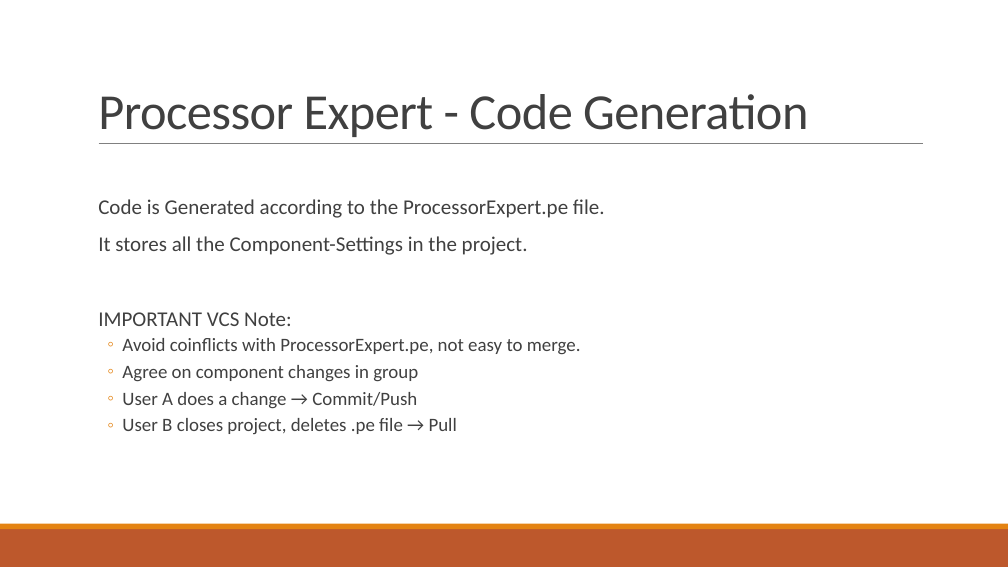
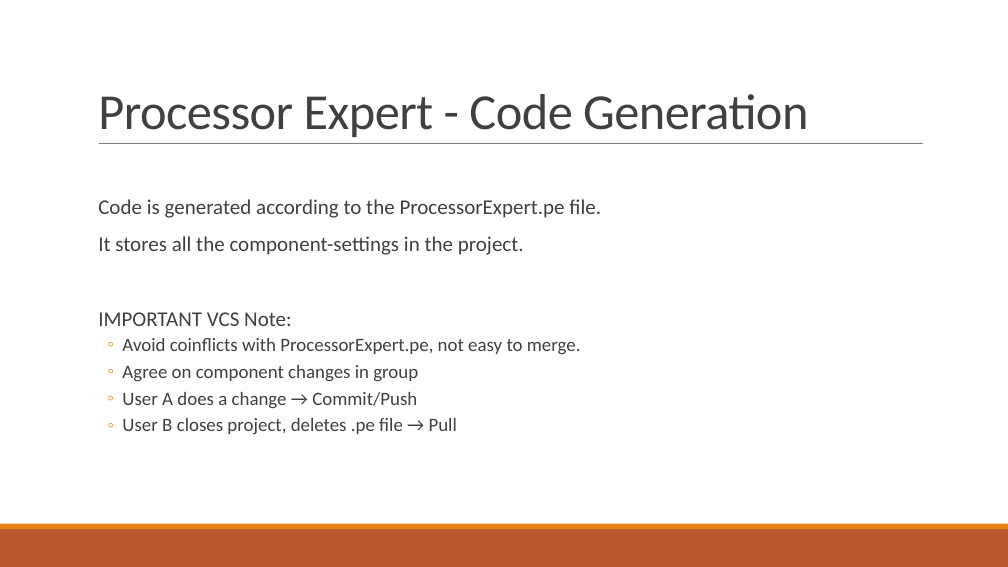
Before and after one commit to tamattma/INTRO_TeamMazeRunner, a slide deck: slide 4 of Recap/RECAP - Processor Expert & Project Structure.pptx. Drawn at 1008x567 pixels with LibreOffice and Linux fonts; fonts in the diff are those of the drawing. Boxes give left, top, right and bottom in pixels: in the first picture for what was removed or moved away, otherwise in the second. Text is boxed around its words. In the diff, an @@ line names an element or a change of style, - is before the commit and + after.

```diff
--- a/Recap/RECAP - Processor Expert & Project Structure.pptx
+++ b/Recap/RECAP - Processor Expert & Project Structure.pptx
@@ text at (x1=98, y1=199, x2=601, y2=255): text changed @@
-  Code is Generated according to the ProcessorExpert.pe file.
-  It stores all the Component-Settings in the project.
+  Code is generated according to the ProcessorExpert.pe file.
+  It stores all the component-settings in the project.
```
Also in this commit, not shown: 2 other slides changed.
